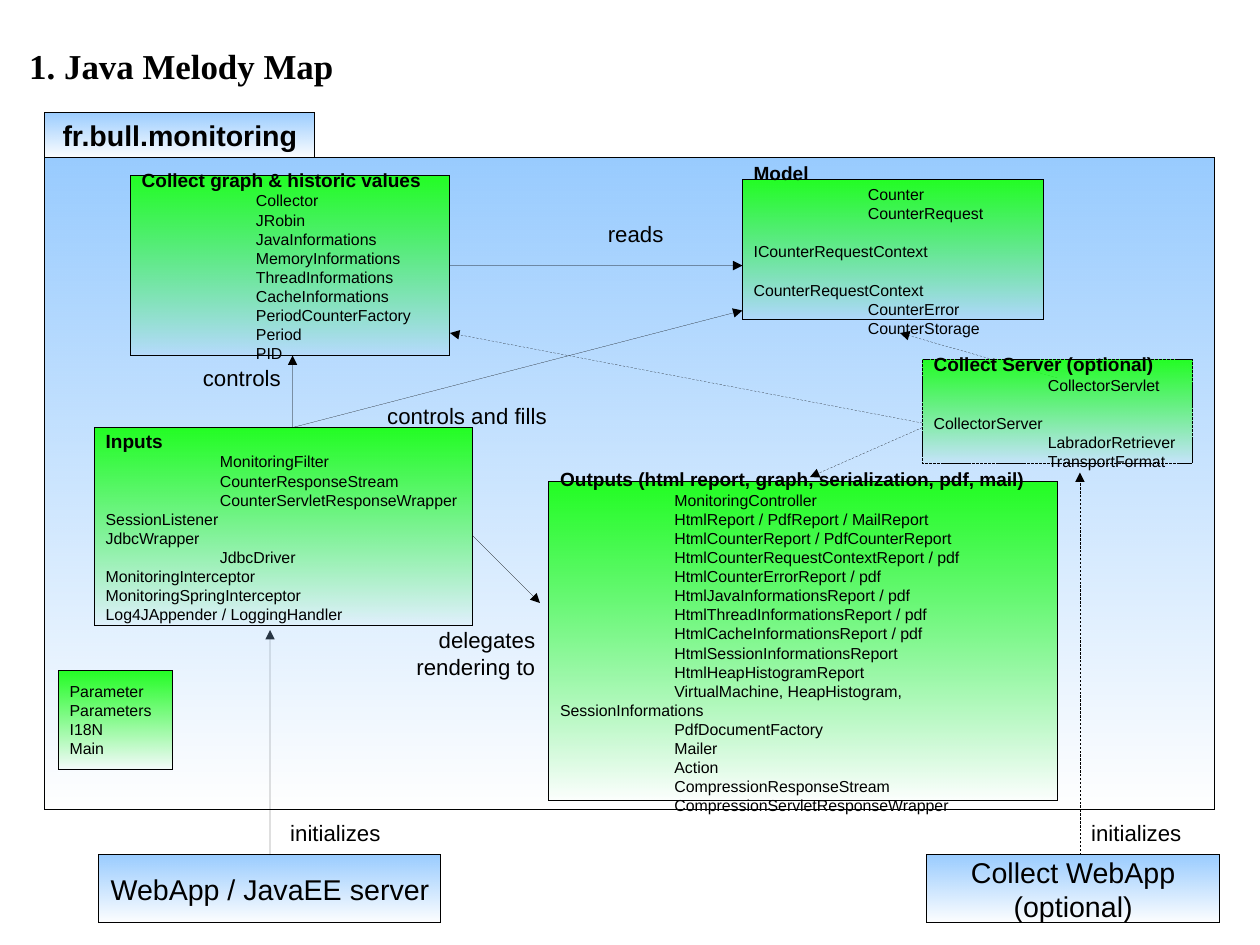
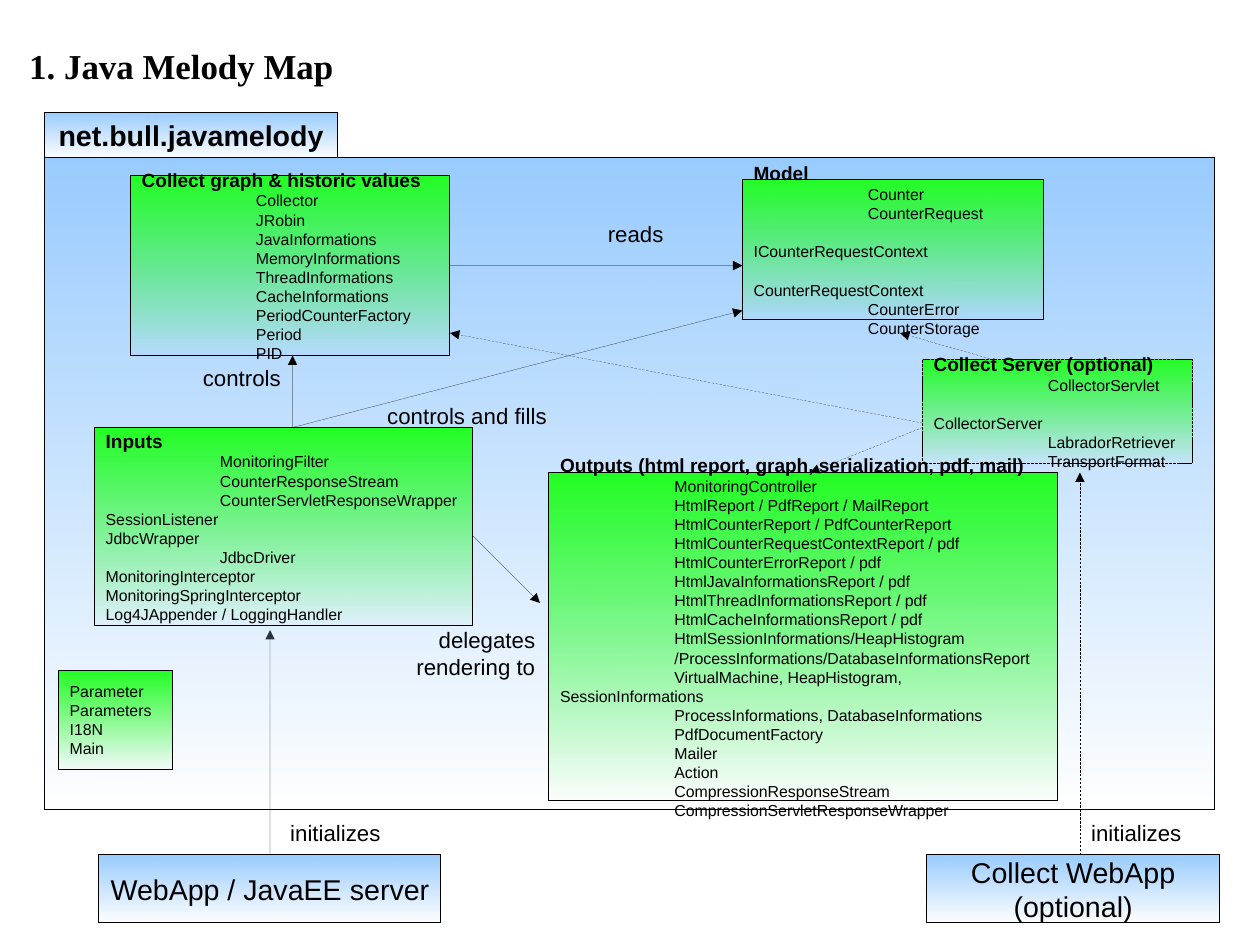
Before and after one commit to visan/javamelody, a slide deck: slide 1 of javamelody-core/src/site/resources/Map.odp. Drawn at 1260x945 pixels with LibreOffice and Linux fonts; fonts in the diff are those of the drawing. Boxes give left, top, right and bottom in pixels: in the first picture for what was removed or moved away, otherwise in the second. Text is boxed around its words. In the diff, an @@ line names an element or a change of style, - is before the commit and + after.

Commit message:
mise à jour

```diff
--- a/javamelody-core/src/site/resources/Map.odp
+++ b/javamelody-core/src/site/resources/Map.odp
@@ rectangle "net.bull.javamelody": place and size @@
-rectangle "net.bull.javamelody" at (45,112,314,157)
+rectangle "net.bull.javamelody" at (45,112,337,157)
@@ text in rectangle at (59,125,324,152): text changed @@
-fr.bull.monitoring
+net.bull.javamelody
@@ arrow moved from (923, 428) - (811, 477) to (923, 428) - (811, 472) @@
@@ rectangle "Outputs (html report, graph, serialization, ...": place and size @@
-rectangle "Outputs (html report, graph, serialization, ..." at (549,481,1058,802)
+rectangle "Outputs (html report, graph, serialization, ..." at (549,472,1058,800)
@@ text in rectangle at (560,632,1029,744): text changed @@
-HtmlSessionInformationsReport
-HtmlHeapHistogramReport
-VirtualMachine, HeapHistogram, SessionInformations
-PdfDocumentFactory
+HtmlSessionInformations/HeapHistogram
+/ProcessInformations/DatabaseInformationsReport
+VirtualMachine, HeapHistogram, SessionInformations
+ProcessInformations, DatabaseInformations
+PdfDocumentFactory
```
